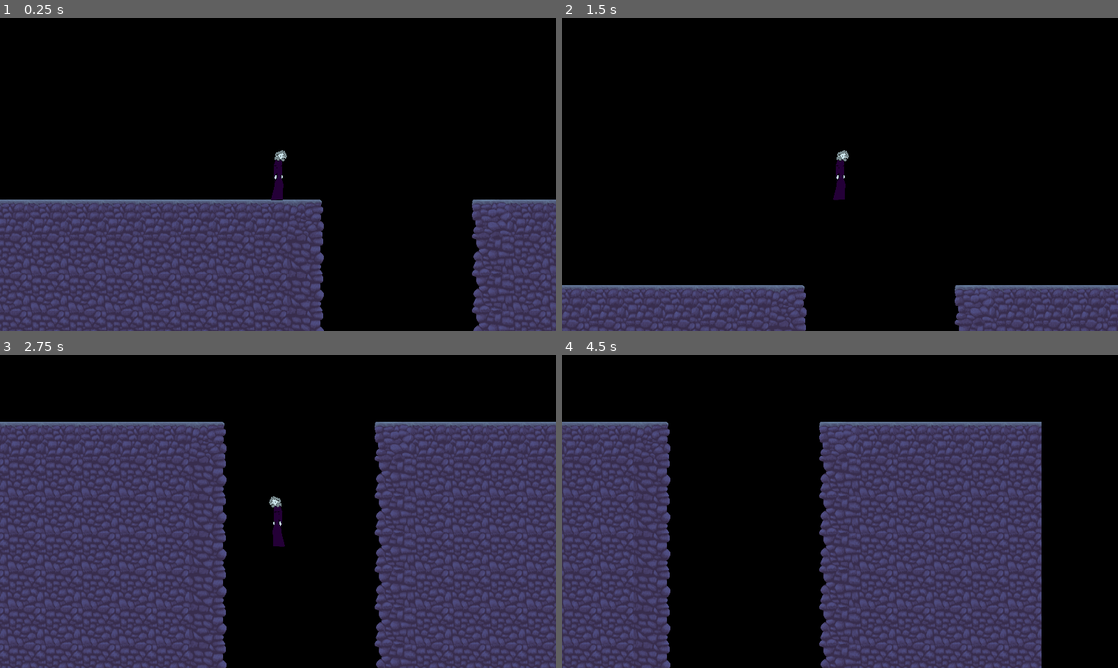
Above: before the commit, frames 1-4 (two rows, left to right).
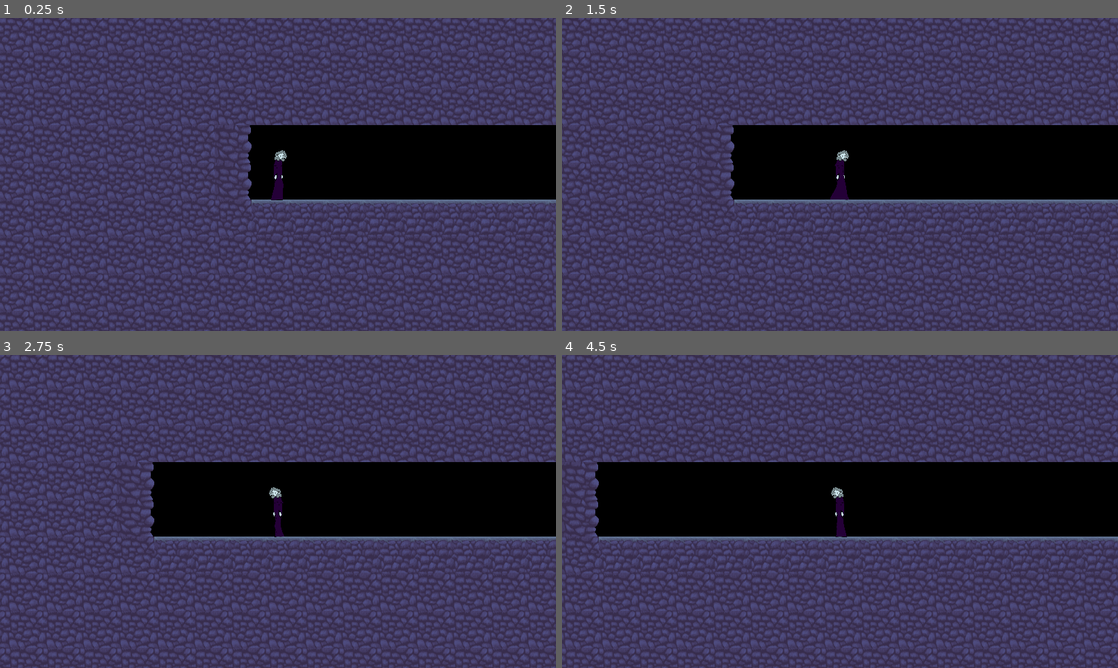
Above: after the commit, the same moments.

Repository: paigeweber13/19
Game: Godot game, scene res://levels/01.tscn
Same seed, same stepped clock (60 frames per second), same inputs: the game is played once before the commit and once after it. The project has no main scene, so this scene is started directly.
Inputs:
- Up to frame 1 (0.25 s): no input
- Up to frame 2 (1.5 s): tap Enter (ui_accept) at 0.5, 0.77 s; hold Right (ui_right) from 0.53 s (still down)
- Up to frame 3 (2.75 s): tap Enter (ui_accept) at 1.52 s; release Right (ui_right) at 2.03 s; hold Left (ui_left) from 2.03 s (still down)
- Up to frame 4 (4.5 s): release Left (ui_left) at 2.78 s; hold Right (ui_right) 2.78-4.28 s; tap Enter (ui_accept) at 3.02, 3.77 s; hold Left (ui_left) from 4.28 s (still down)

The runs differ from the first frame. In frame 1, 63% of the frame differs, in the area x 0-100%, y 0-100%; in frame 2, 77%; in frame 3, 66%; in frame 4, 70%.

Commit message:
gave checkpoints positions, made dying possible

Diff:
--- a/Checkpoint.tscn
+++ b/Checkpoint.tscn
@@ -5,5 +5,7 @@
 
 [node name="Checkpoint" type="Area2D"]
 
+[node name="Position2D" type="Position2D" parent="."]
+
 [node name="CollisionShape2D" type="CollisionShape2D" parent="."]
 shape = SubResource( 1 )
--- a/levels/01.tscn
+++ b/levels/01.tscn
@@ -1,7 +1,8 @@
-[gd_scene load_steps=3 format=2]
+[gd_scene load_steps=4 format=2]
 
 [ext_resource path="res://assets/level/platforms/tileset.tres" type="TileSet" id=1]
 [ext_resource path="res://player.tscn" type="PackedScene" id=2]
+[ext_resource path="res://Checkpoint.tscn" type="PackedScene" id=3]
 
 [node name="TileMap" type="TileMap"]
 tile_set = ExtResource( 1 )
@@ -10,9 +11,23 @@
 tile_data = PoolIntArray( -327683, 2, 0, -262147, 2, 0, -196613, 2, 0, -196611, 2, 0, -131077, 2, 0, -131075, 2, 0, -19 …(21157 unchanged characters)…
 
 [node name="player" parent="." instance=ExtResource( 2 )]
-position = Vector2( 11203.7, 12654.4 )
+position = Vector2( 693.999, 1607.98 )
+boundaries = {
+"bottom": 14000,
+"left": -1000000,
+"right": 1000000,
+"top": -1000000
+}
 
 [node name="Camera2D" type="Camera2D" parent="player"]
 scale = Vector2( 1.66667, 1.66667 )
 current = true
 limit_bottom = 14500
+
+[node name="Checkpoint" parent="." instance=ExtResource( 3 )]
+position = Vector2( 11091.4, 12637.4 )
+rotation = 0.417134
+scale = Vector2( 0.5, 10 )
+[connection signal="area_entered" from="Checkpoint" to="player" method="_on_Checkpoint_area_entered"]
+[connection signal="area_shape_entered" from="Checkpoint" to="player" method="_on_Checkpoint_area_shape_entered"]
+[connection signal="body_entered" from="Checkpoint" to="player" method="_on_Checkpoint_body_entered" binds= [ Vector2( 0, 0 ) ]]
--- a/player.gd
+++ b/player.gd
@@ -1,4 +1,6 @@
 extends KinematicBody2D
+
+export var boundaries = {"top": -1000000, "right": 1000000, "bottom": 1000000, "left": -1000000}
 
 const GRAVITY_VEC = Vector2(0, 1600)
 const FLOOR_NORMAL = Vector2(0, -1)
@@ -9,6 +11,7 @@
 
 var on_floor
 var linear_vel = Vector2()
+var last_checkpoint = Vector2()
 
 var anim = ""
 
@@ -76,11 +79,34 @@
 		else:
 			sprite.play(anim)
 
+func check_in_bounds():
+	if global_position.x > boundaries["right"]:
+		return false
+	elif global_position.x < boundaries["left"]:
+		return false
+	elif global_position.y < boundaries["top"]:
+		return false
+	elif global_position.y > boundaries["bottom"]:
+		return false
+	else:
+		return true
+
+func die():
+	global_position = last_checkpoint
+
 func _ready():
 	sprite.play("walk")
 	sprite.stop()
-	pass
+	last_checkpoint = self.global_position
 
 func _physics_process(delta):
 	process_movement(delta)
 	process_animation()
+	if(!check_in_bounds()):
+		die()
+
+func _on_Checkpoint_body_entered(body):
+	# used because player is a KinematicBody2D, which inherits from
+	# PhysicsBody2D. Would be better if checkpoint was set to the checkpoint
+	# position but not sure how to do this now
+	last_checkpoint = body.global_position
--- a/player.tscn
+++ b/player.tscn
@@ -29,6 +29,9 @@
 [node name="player" type="KinematicBody2D"]
 scale = Vector2( 0.6, 0.6 )
 script = ExtResource( 1 )
+__meta__ = {
+"_edit_group_": true
+}
 
 [node name="AnimatedSprite" type="AnimatedSprite" parent="."]
 frames = SubResource( 1 )
